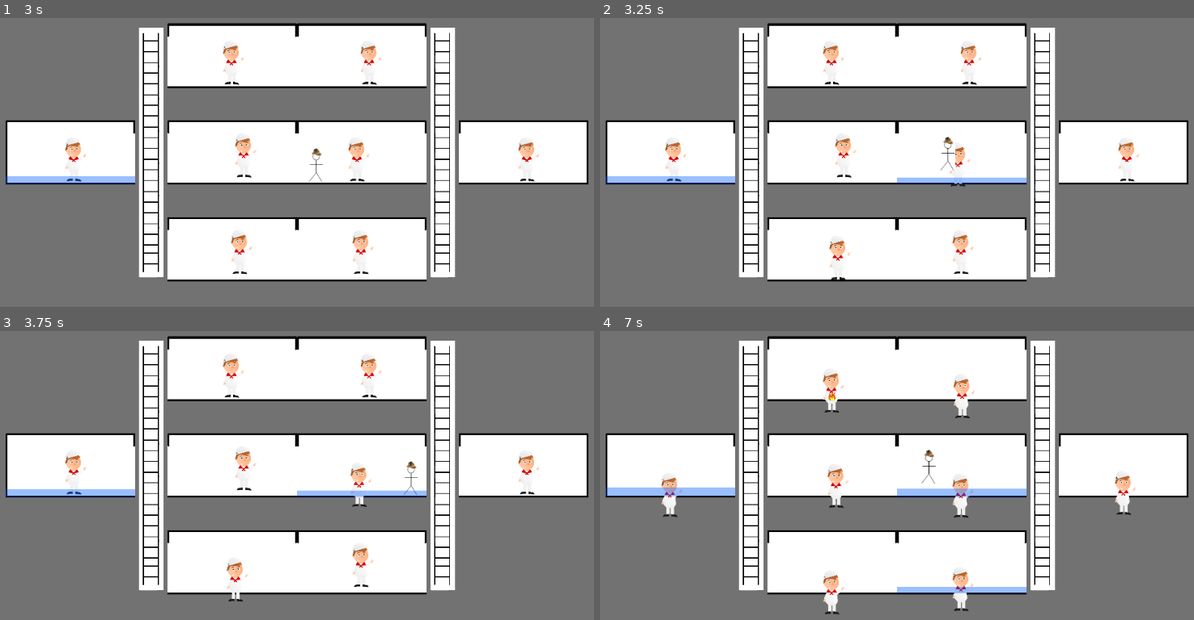
Above: before the commit, frames 1-4 (two rows, left to right).
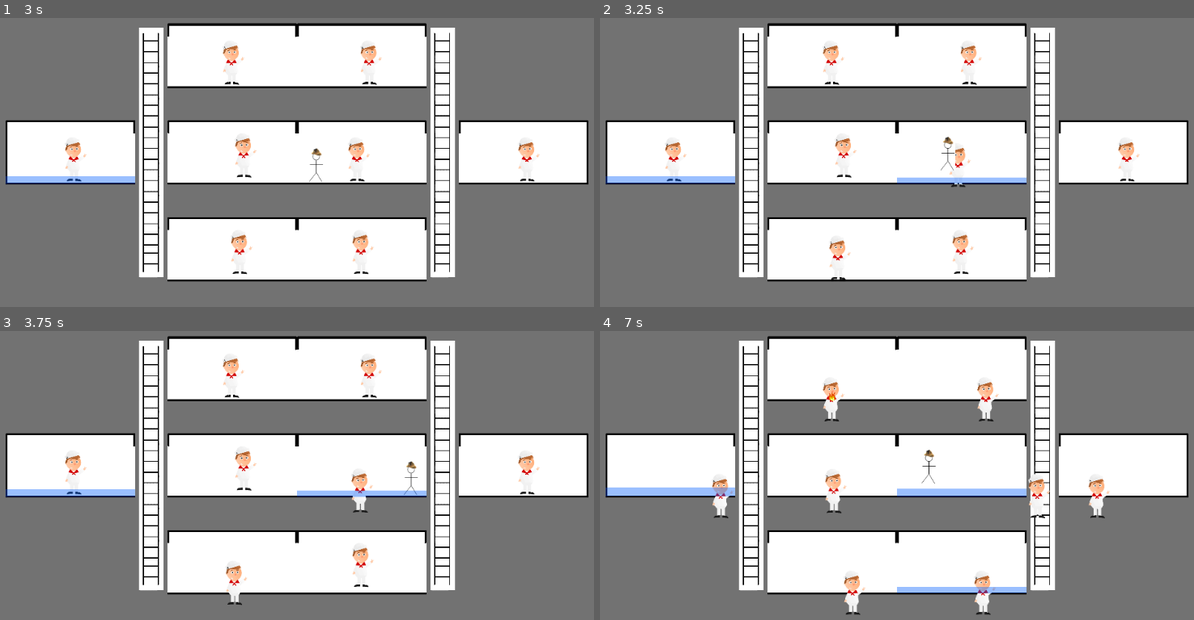
Above: after the commit, the same moments.

Repository: danielcannell/deep-clue-sea
Game: Godot game, scene res://Main.tscn
Same seed, same stepped clock (60 frames per second), same inputs: the game is played once before the commit and once after it.
Inputs (mouse positions are in pixels of both pictures, inside the frame that each line leads up to):
- Up to frame 1 (3 s): tap Enter at 0.5, 2 s; move the mouse to (71, 153) at 0.52 s; hold D (move_right) 0.53-2.03 s; click (71, 153) at 0.67 s; tap Space (jump) at 0.77, 1.25, 1.52 s; move the mouse to (362, 55) at 1.27 s; click (362, 55) at 1.42 s; move the mouse to (362, 153) at 2.02 s; hold A (move_left) 2.03-2.78 s; click (362, 153) at 2.17 s; move the mouse to (362, 249) at 2.77 s; hold D (move_right) from 2.78 s (still down); click (362, 249) at 2.92 s
- Up to frame 2 (3.25 s): keep holding D (move_right); tap Space (jump) at 3.02 s
- Up to frame 3 (3.75 s): keep holding D (move_right); move the mouse to (231, 368) at 3.52 s; click (231, 368) at 3.67 s
- Up to frame 4 (7 s): tap Space (jump) at 3.77, 4.52, 6.02, 6.77 s; move the mouse to (831, 466) at 4.27 s; release D (move_right) at 4.28 s; hold A (move_left) 4.28-5.03 s; click (831, 466) at 4.42 s; move the mouse to (831, 562) at 5.02 s; hold D (move_right) 5.03-5.78 s; click (831, 562) at 5.17 s; move the mouse to (1122, 466) at 5.77 s; hold A (move_left) from 5.78 s (still down); click (1122, 466) at 5.92 s; move the mouse to (1039, 440) at 6.52 s

Frame 1 is identical in both runs. In frame 2, 0.1% of the frame differs, in the area x 38-63%, y 44-91%; in frame 3, 0.5%; in frame 4, 3.7%, in the area x 10-91%, y 14-99%.

Commit message:
Correct crewman speed

Diff:
--- a/crewmen/Crewman.gd
+++ b/crewmen/Crewman.gd
@@ -55,8 +55,8 @@
 
             # Move the direction of the vector, as far as we can.
             else:
-                position.x += (mov_vect * delta).x
-                position.y += (mov_vect * delta).y
+                position.x += (mov_vect.normalized() * CREW_SPEED * delta).x
+                position.y += (mov_vect.normalized() * CREW_SPEED * delta).y
 
         # Handle the possible states of the current room
         crew_state.ACTING:
